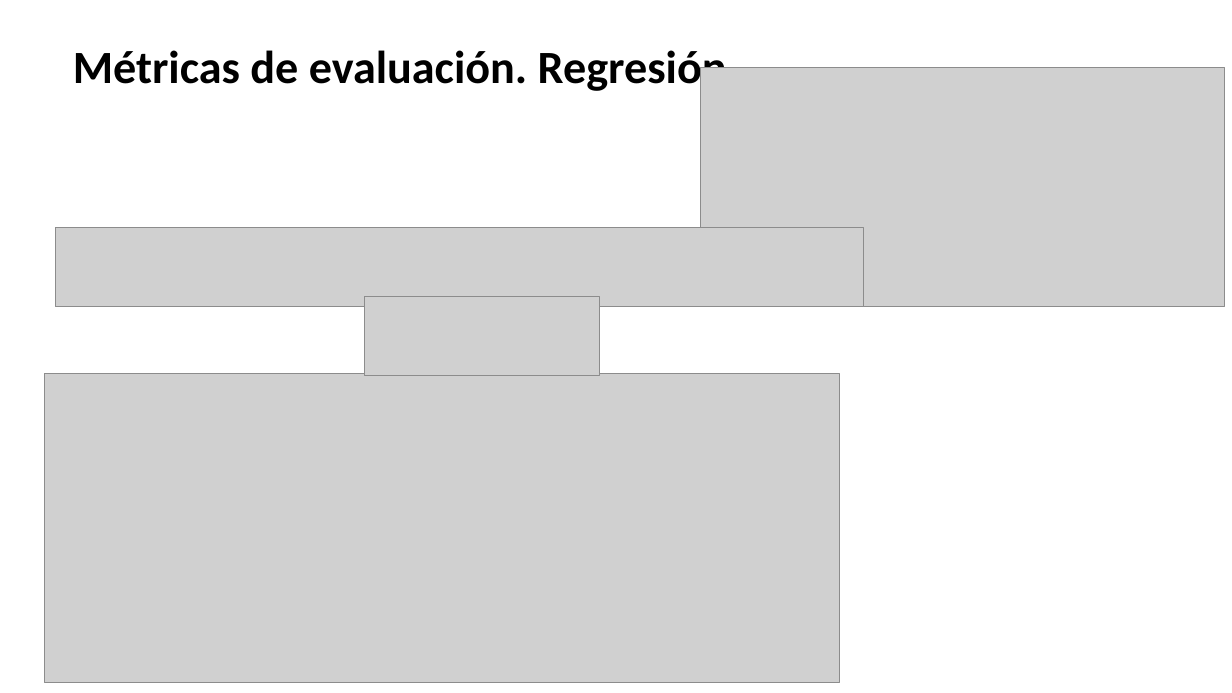
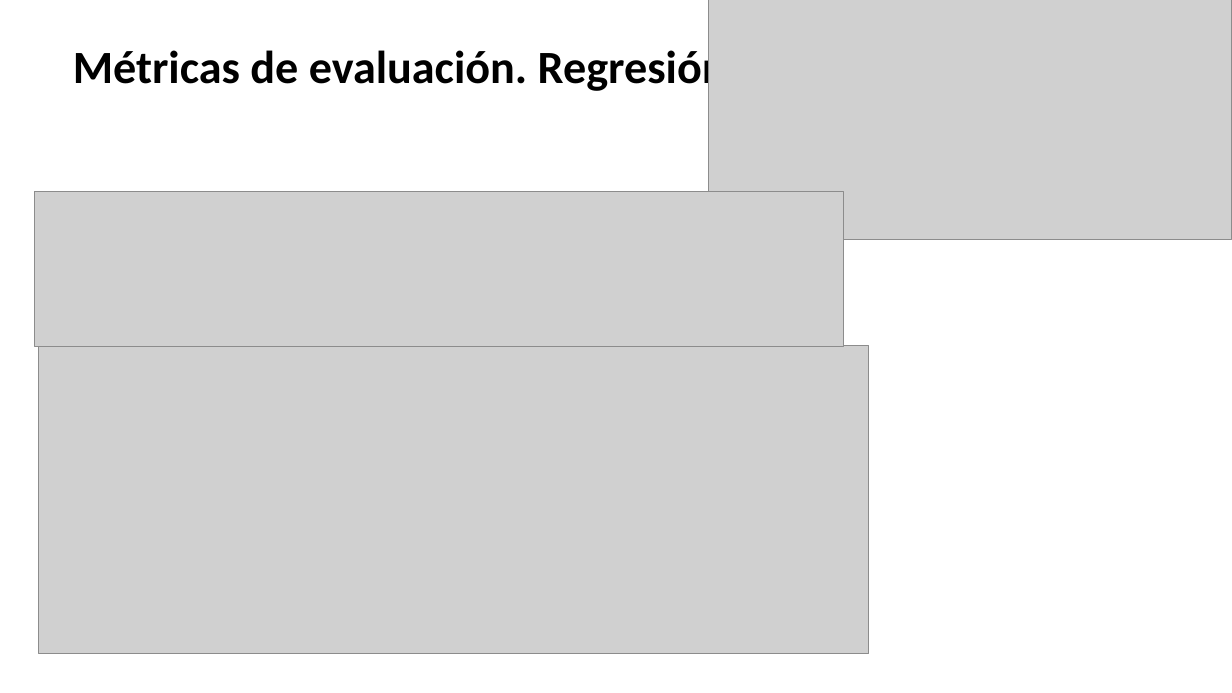
Before and after one commit to ml-unne/ml-unne.github.io, a slide deck: slide 24 of doc/2023 - ML-AD.pptx (slide 23 before the commit). Drawn at 1232x693 pixels with LibreOffice and Linux fonts; fonts in the diff are those of the drawing; grey boxes stand for pictures. Boxes give left, top, right and bottom in pixels: in the first picture for what was removed or moved away, otherwise in the second. Text is boxed around its words. In the diff, an @@ line names an element or a change of style, - is before the commit and + after.

```diff
--- a/doc/2023 - ML-AD.pptx
+++ b/doc/2023 - ML-AD.pptx
@@ picture: place and size @@
-picture at [701,67,1225,307]
+picture at [708,0,1232,239]
@@ picture: place and size @@
-picture at [55,227,864,307]
+picture at [35,191,844,347]
@@ picture removed at [364,296,599,375] @@
@@ picture: place and size @@
-picture at [44,373,839,682]
+picture at [39,345,869,653]
```
Also in this commit, not shown: 13 other slides changed, 1 slide added, 1 other file.
